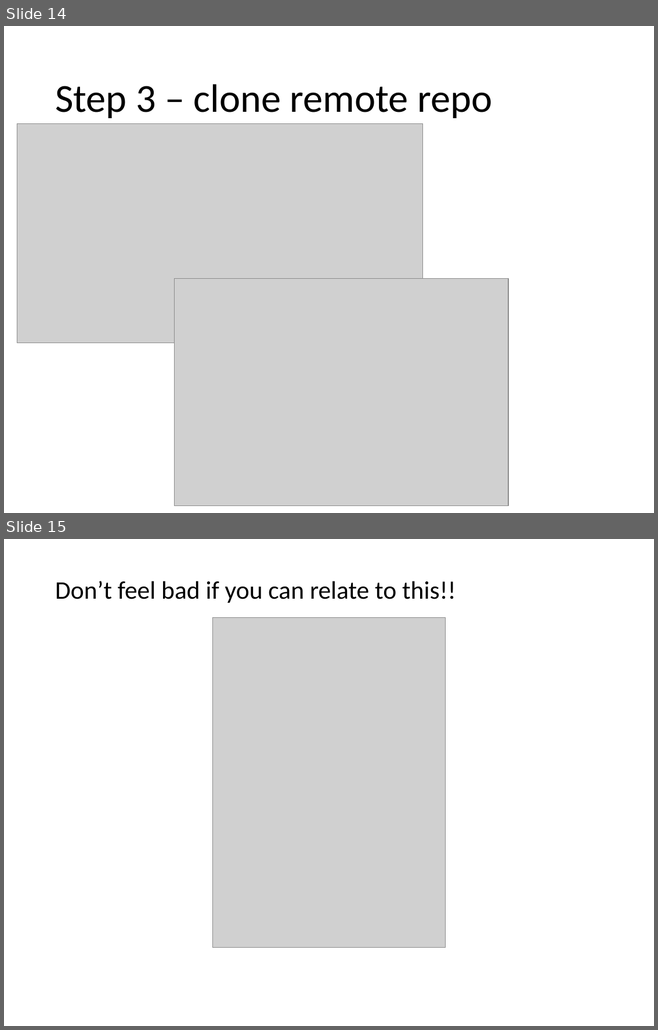
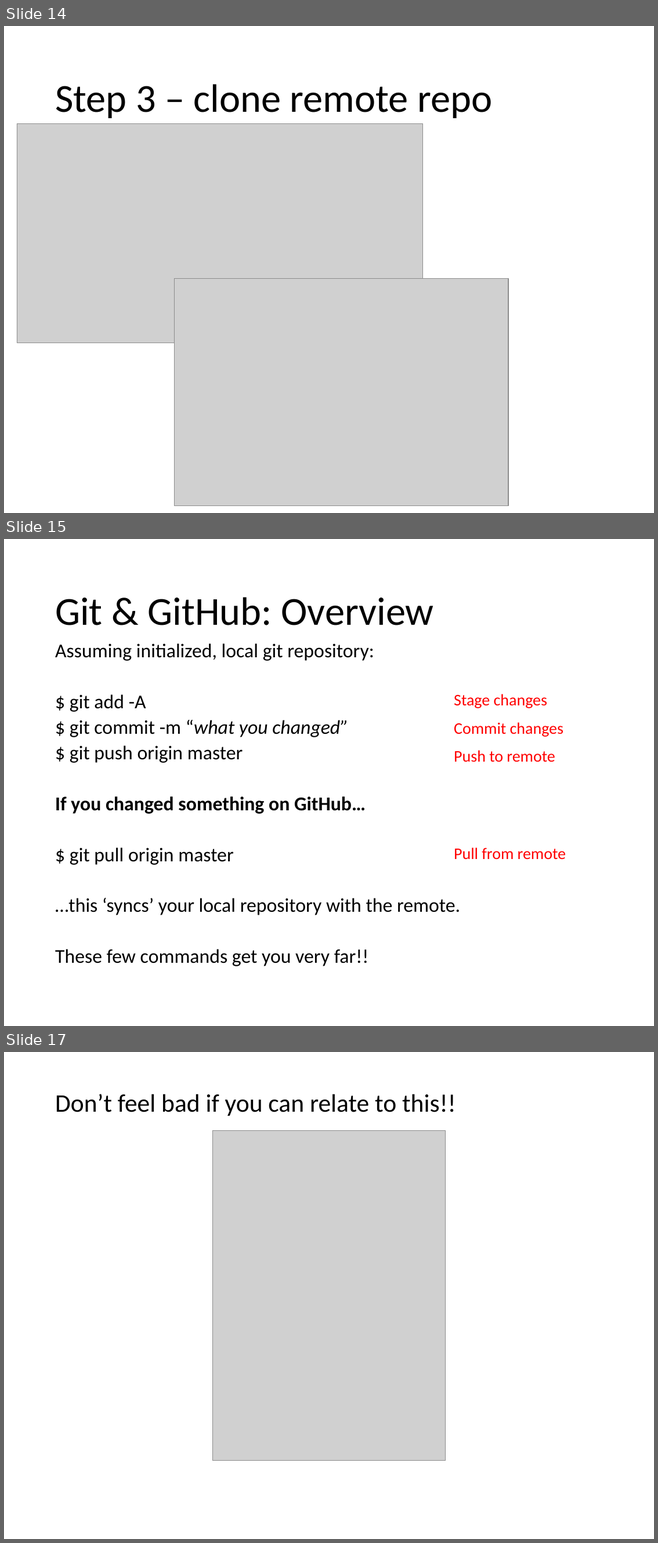
Before and after one commit to WINSTATS-REU/Materials, a slide deck: GitMaterials/3-RemoteRepos.pptx. Shown one above the other, each under a label of ours: slides 14 and 15 before the commit, slides 14, 15 and 17 after it; the slides between them are not shown. The pictures are 658x1030 and 658x1543 pixels, drawn with LibreOffice and Linux fonts; fonts in the diff are those of the drawing; grey boxes stand for pictures. Boxes give left, top, right and bottom in pixels: in the first picture for what was removed or moved away, otherwise in the second. Text is boxed around its words. In the diff, an @@ line names an element or a change of style, - is before the commit and + after.

```diff
--- a/GitMaterials/3-RemoteRepos.pptx
+++ b/GitMaterials/3-RemoteRepos.pptx
@@ slide 15 added at (4,539,654,1026), background #FFFFFF @@
@@ title added at (55,597,433,625), 44 pt, text #000000 @@
+Git & GitHub: Overview
@@ text added at (55,643,460,966), 21.7 pt, text #000000 @@
+Assuming initialized, local git repository:
+$ git add -A
+$ git commit -m “what you changed”
+$ git push origin master
+If you changed something on GitHub…
+$ git pull origin master
+…this ‘syncs’ your local repository with the remote.
+These few commands get you very far!!
@@ text added at (453,694,547,708), 18 pt, text #FF0000 @@
+Stage changes
@@ text added at (453,722,563,737), 18 pt, text #FF0000 @@
+Commit changes
@@ text added at (453,750,554,762), 18 pt, text #FF0000 @@
+Push to remote
@@ text added at (453,848,565,860), 18 pt, text #FF0000 @@
+Pull from remote
@@ what was slide 15 is now slide 17 @@
```
Also in this commit, not shown: 5 slides changed, 2 other slides added, 1 slide removed, 1 other file.
